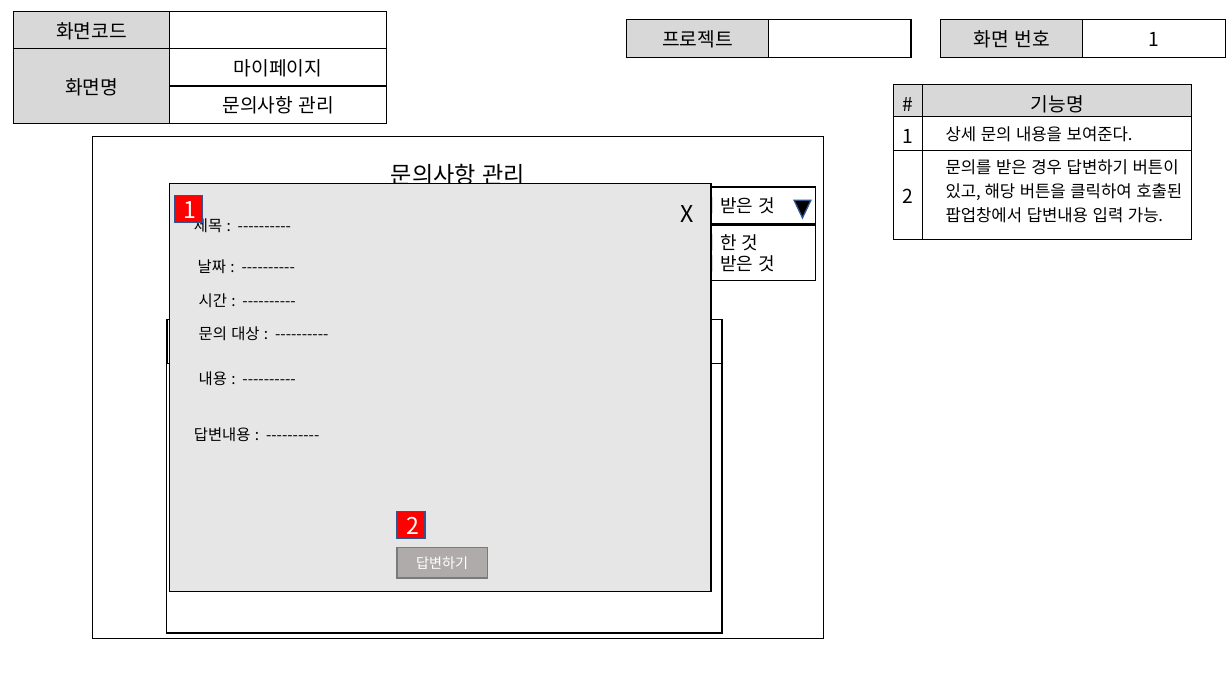
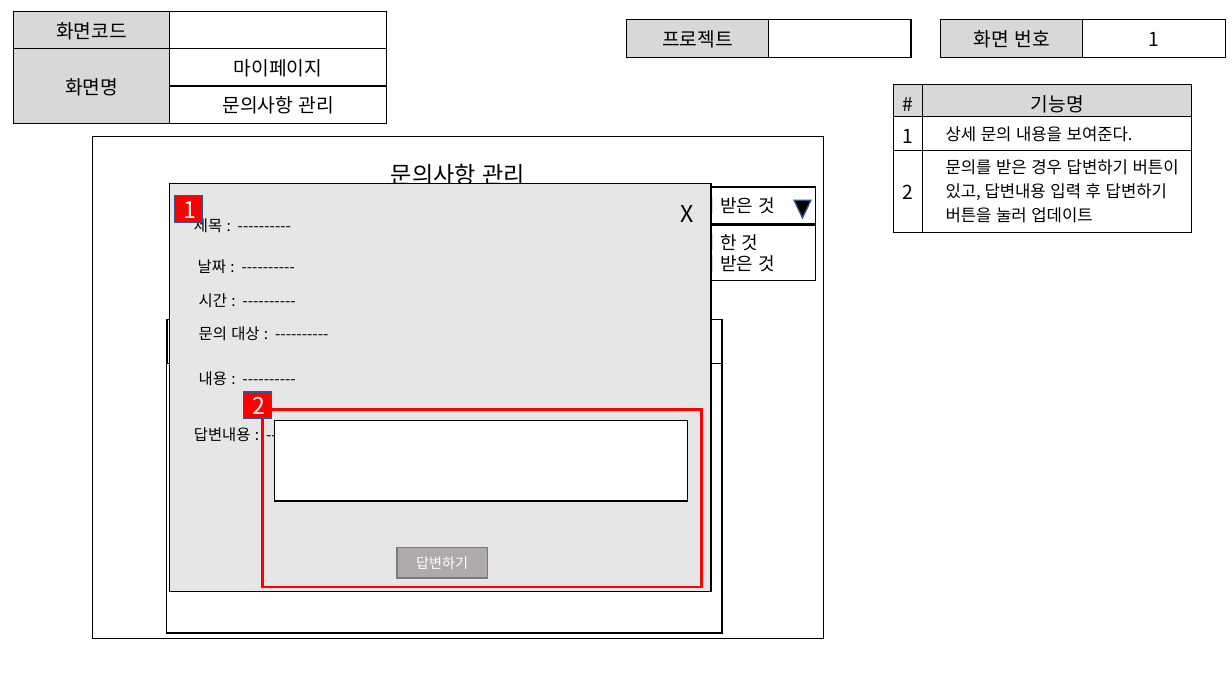
Before and after one commit to ezenteam2/e-Zone, a slide deck: slide 10 of gr2_lhj/마이페이지.pptx (slide 11 before the commit). Drawn at 1232x693 pixels with LibreOffice and Linux fonts; fonts in the diff are those of the drawing. Boxes give left, top, right and bottom in pixels: in the first picture for what was removed or moved away, otherwise in the second. Text is boxed around its words. In the diff, an @@ line names an element or a change of style, - is before the commit and + after.

```diff
--- a/gr2_lhj/마이페이지.pptx
+++ b/gr2_lhj/마이페이지.pptx
@@ table at [894,85,1192,233] @@
-row 3, column 2: 문의를 받은 경우 답변하기 버튼이 있고, 해당 버튼을 클릭하여 호출된 팝업창에서 답변내용 입력 가능.
+row 3, column 2: 문의를 받은 경우 답변하기 버튼이 있고, 답변내용 입력 후 답변하기 버튼을 눌러 업데이트
@@ rectangle "2": place and size @@
-rectangle "2" at [397,512,425,539]
+rectangle "2" at [244,392,272,419]
@@ rectangle added at [262,409,701,587], outline #FF0000 2.25 pt @@
@@ rectangle added at [274,421,688,501], fill #FFFFFF, outline #000000 1 pt @@
```
Also in this commit, not shown: 7 other slides changed, 1 slide removed.
